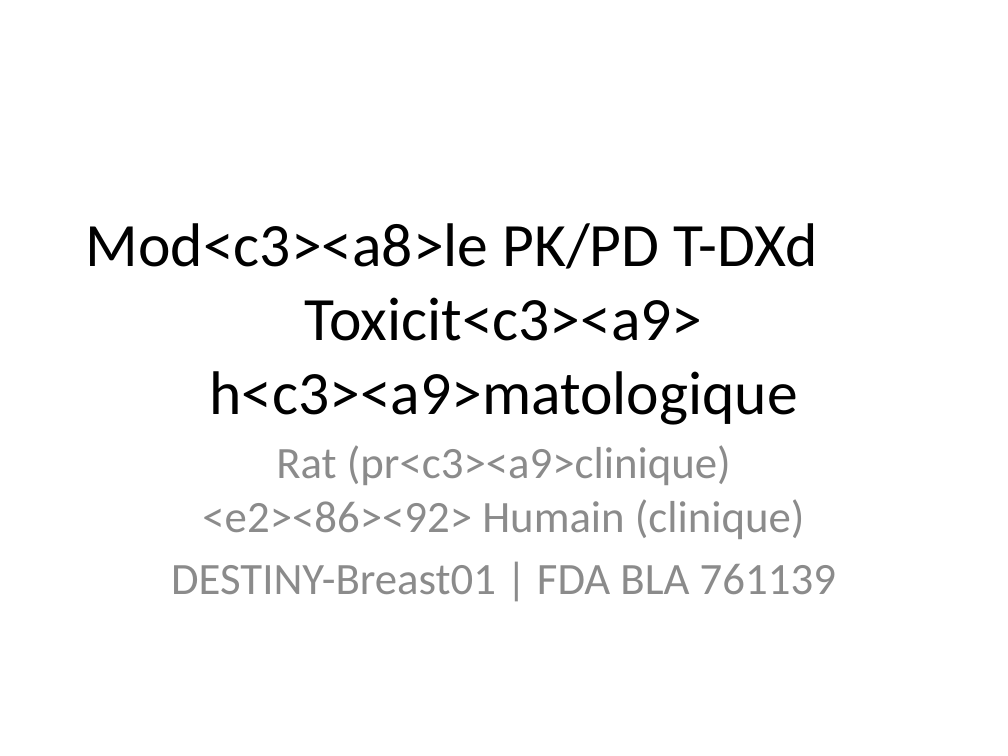
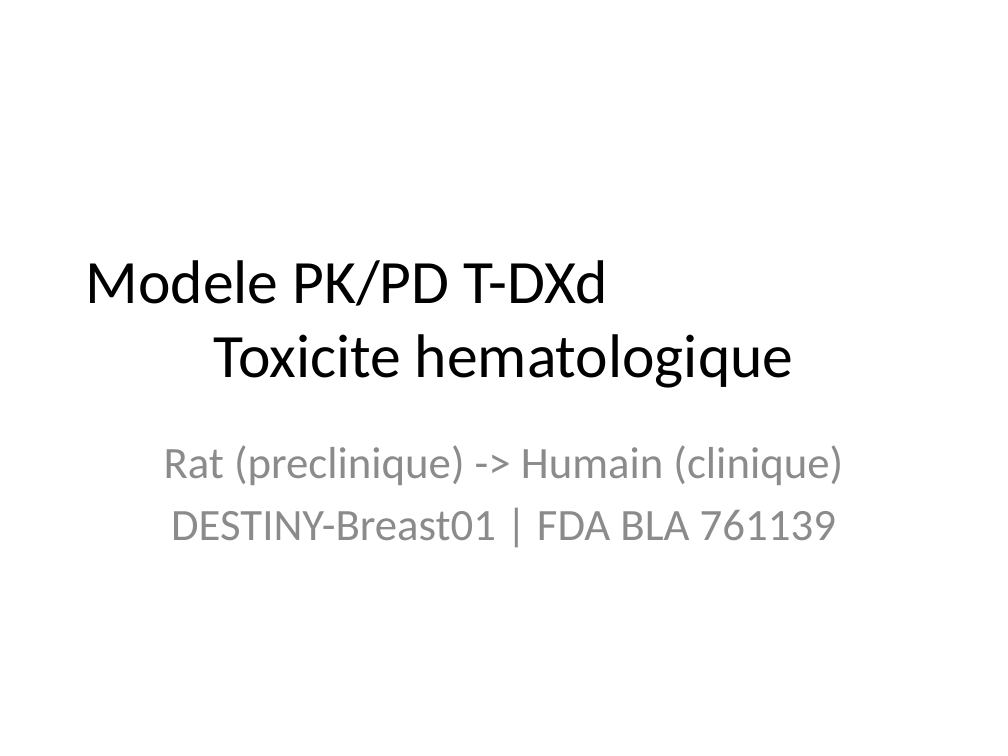
Before and after one commit to omarhss4k/Hema, a slide deck: slide 1 of scripts_tdxd/TDXD_presentation.pptx. Drawn at 1008x756 pixels with LibreOffice and Linux fonts; fonts in the diff are those of the drawing. Boxes give left, top, right and bottom in pixels: in the first picture for what was removed or moved away, otherwise in the second. Text is boxed around its words. In the diff, an @@ line names an element or a change of style, - is before the commit and + after.

```diff
--- a/scripts_tdxd/TDXD_presentation.pptx
+++ b/scripts_tdxd/TDXD_presentation.pptx
@@ title at [86,260,793,388]: text changed @@
-Mod<c3><a8>le PK/PD T-DXd
-Toxicit<c3><a9> h<c3><a9>matologique
+Modele PK/PD T-DXd
+Toxicite hematologique
@@ subtitle at [164,445,843,540]: text changed @@
-Rat (pr<c3><a9>clinique) <e2><86><92> Humain (clinique)
-DESTINY-Breast01 | FDA BLA 761139
+Rat (preclinique) -> Humain (clinique)
+DESTINY-Breast01 | FDA BLA 761139
```
Also in this commit, not shown: 11 other slides changed, 1 other file.
